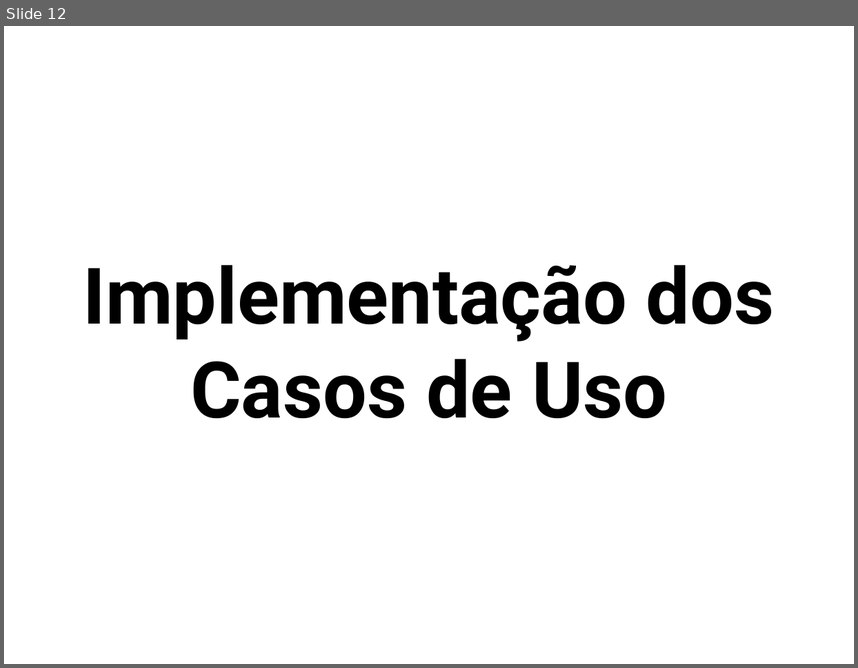
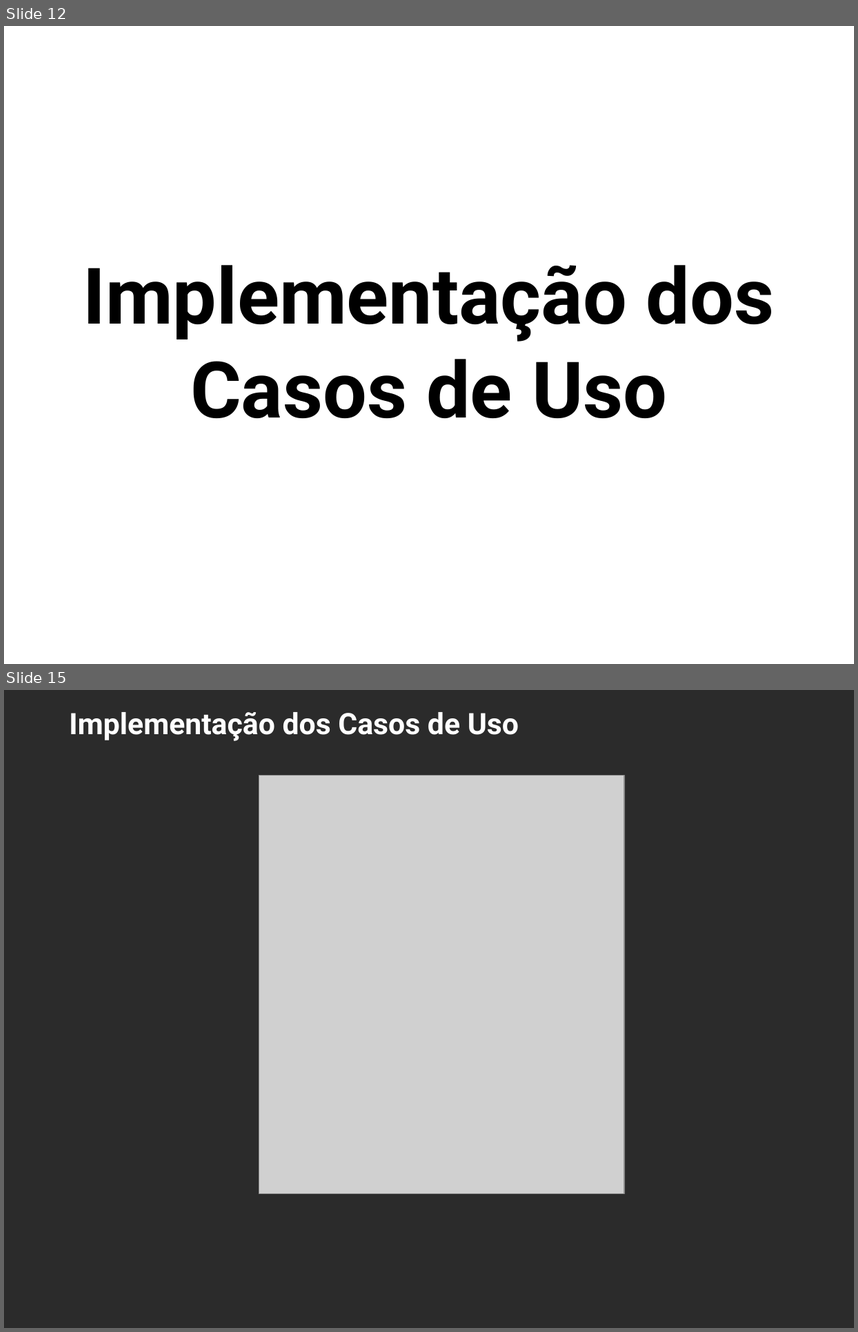
Before and after one commit to AndreiKoenich/Trabalho-Pratico-Engenharia-de-Software, a slide deck: Etapa 2/apresentação.pptx. Shown one above the other, each under a label of ours: slide 12 before the commit, slides 12 and 15 after it; the slides between them are not shown. The pictures are 858x668 and 858x1332 pixels, drawn with LibreOffice and Linux fonts; fonts in the diff are those of the drawing; grey boxes stand for pictures; background and template pictures are left out; a plain dark background stands for a picture behind light text. Boxes give left, top, right and bottom in pixels: in the first picture for what was removed or moved away, otherwise in the second. Text is boxed around its words. In the diff, an @@ line names an element or a change of style, - is before the commit and + after.

```diff
--- a/Etapa 2/apresentação.pptx
+++ b/Etapa 2/apresentação.pptx
@@ slide 15 added at (x1=4, y1=690, x2=854, y2=1328), background picture (left out) @@
@@ title added at (x1=69, y1=712, x2=519, y2=741), 25 pt, text #FFFFFF, bold @@
+Implementação dos Casos de Uso
@@ picture added at (x1=259, y1=775, x2=624, y2=1193) @@
```
